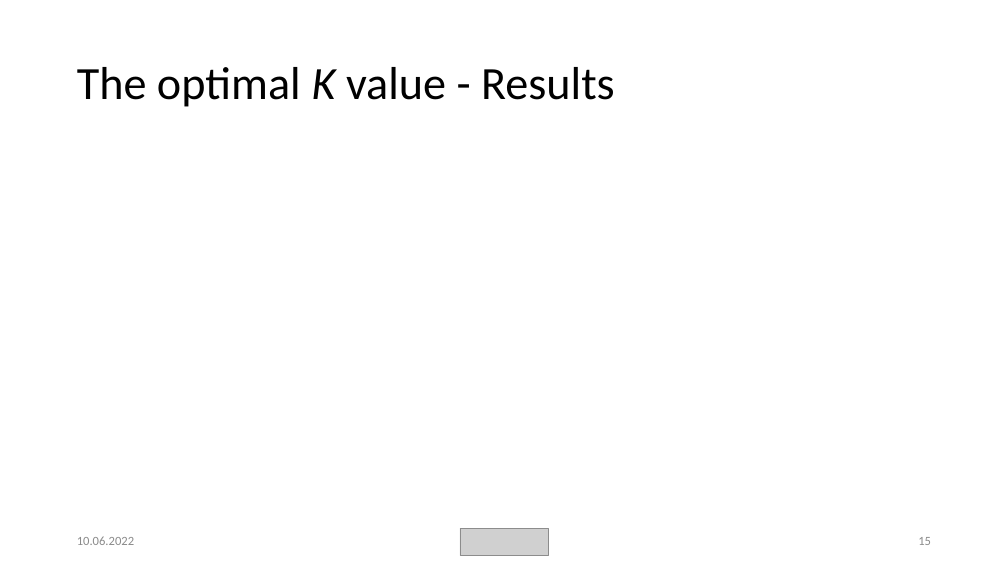
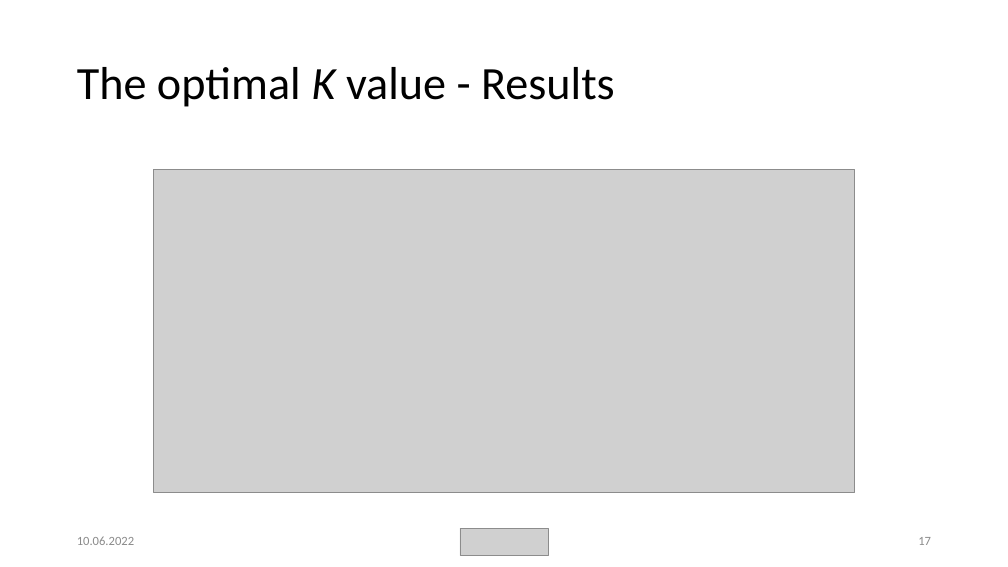
Before and after one commit to weevood/MA-BDA_Project, a slide deck: slide 17 of Documentation/Anomaly-Detection-in-Network-Traffic-with-K-means-Clustering.pptx (slide 15 before the commit). Drawn at 1008x567 pixels with LibreOffice and Linux fonts; fonts in the diff are those of the drawing; grey boxes stand for pictures. Boxes give left, top, right and bottom in pixels: in the first picture for what was removed or moved away, otherwise in the second. Text is boxed around its words. In the diff, an @@ line names an element or a change of style, - is before the commit and + after.

```diff
--- a/Documentation/Anomaly-Detection-in-Network-Traffic-with-K-means-Clustering.pptx
+++ b/Documentation/Anomaly-Detection-in-Network-Traffic-with-K-means-Clustering.pptx
@@ picture added at bbox=[154, 169, 855, 493] @@
@@ page number at bbox=[918, 537, 931, 545]: text changed @@
-15
+17
```
Also in this commit, not shown: 4 other slides changed, 2 slides added, 2 other files.
